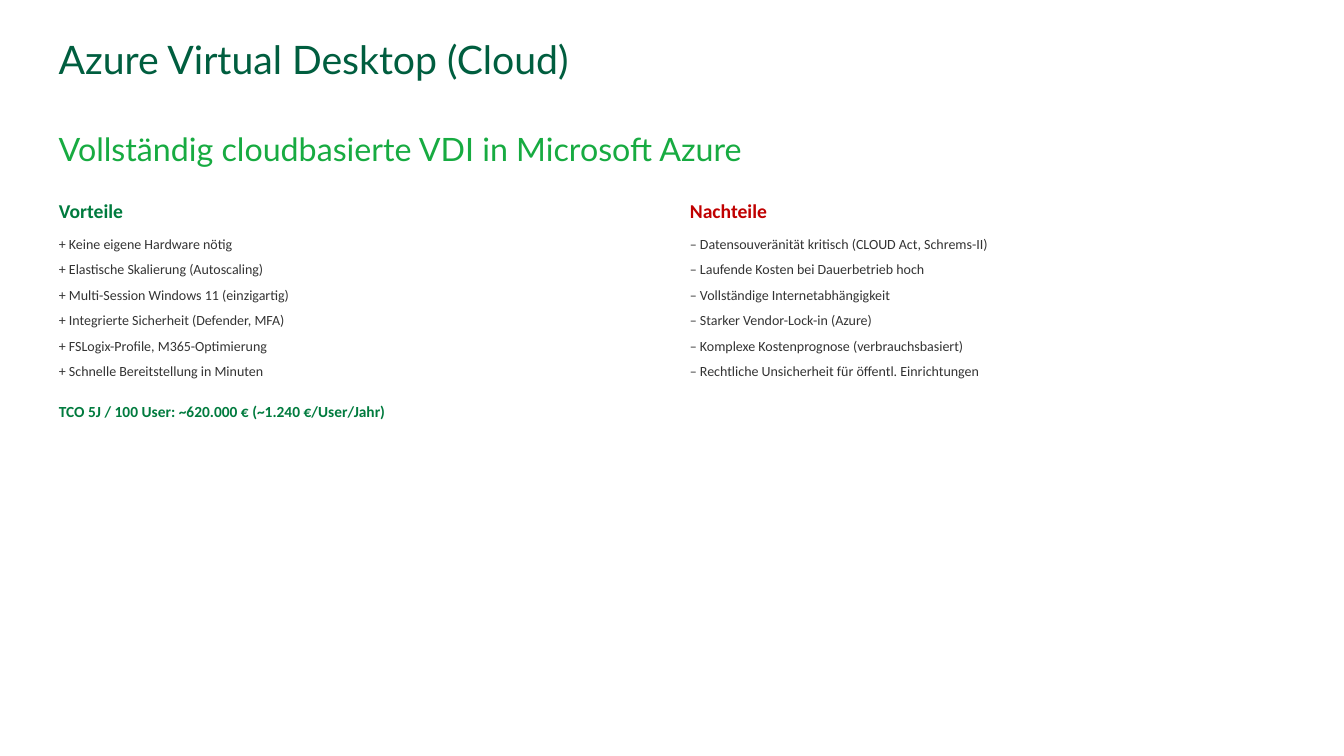
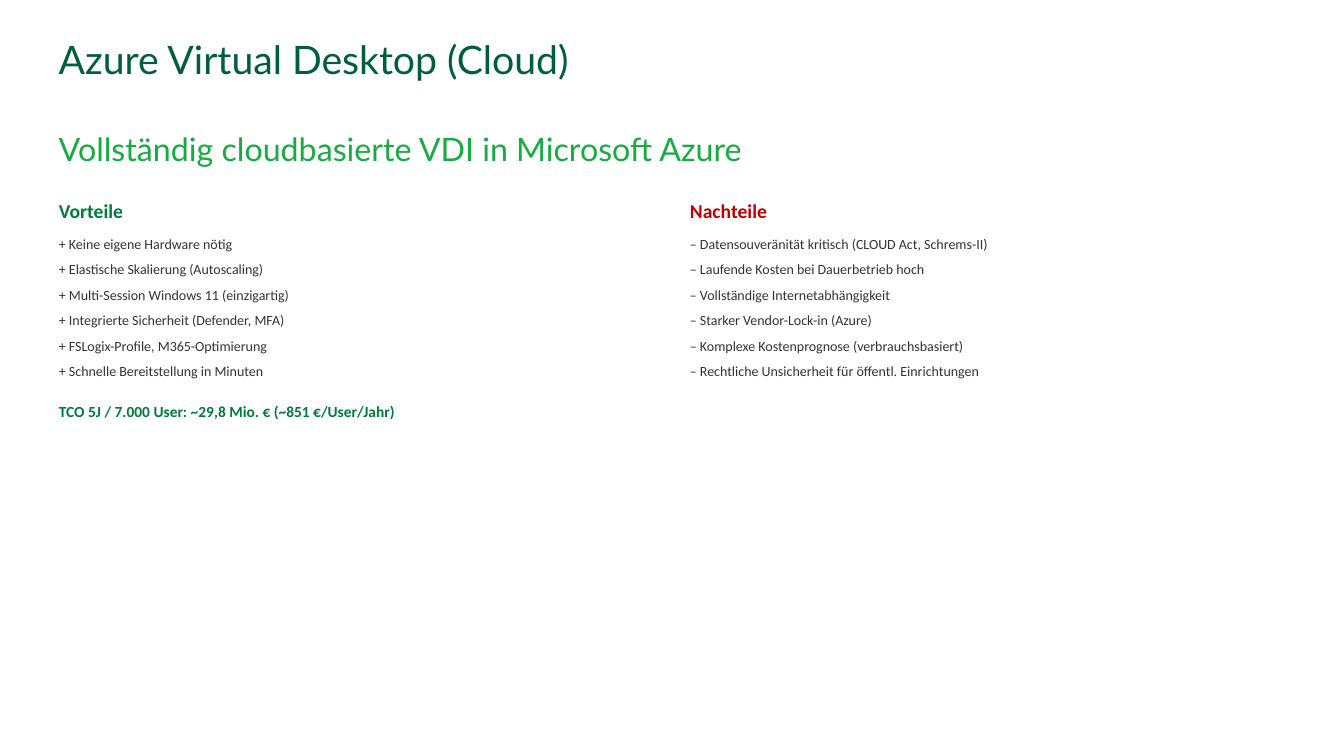
Before and after one commit to stefanbuell-wq/vdi-validation, a slide deck: slide 8 of docs/VDI-Vergleichsanalyse.pptx. Drawn at 1344x756 pixels with LibreOffice and Linux fonts; fonts in the diff are those of the drawing; background and template pictures are left out. Boxes give left, top, right and bottom in pixels: in the first picture for what was removed or moved away, otherwise in the second. Text is boxed around its words. In the diff, an @@ line names an element or a change of style, - is before the commit and + after.

```diff
--- a/docs/VDI-Vergleichsanalyse.pptx
+++ b/docs/VDI-Vergleichsanalyse.pptx
@@ text at [59,405,394,419]: text changed @@
-TCO 5J / 100 User: ~620.000 € (~1.240 €/User/Jahr)
+TCO 5J / 7.000 User: ~29,8 Mio. € (~851 €/User/Jahr)
```
Also in this commit, not shown: 12 other slides changed, 1 other file.
